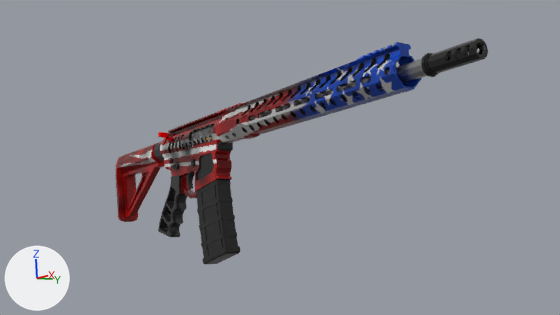
An edit to the Blender file M5/AR 15.blend, drawn before and after from the same camera.
Rendered twice from the file's camera 'Camera.001'. Arrows for +X, +Y and +Z are at lower left; the lights stay in place.

The first picture shows 'CutoutPistolGrip', 'LongBarrel', 'M5StandardStock', 'SkeletonizedHandGuard', 'SkeletonizedReceiver', 'SmallMuzzleBrake', 'TacticalMagazine'.
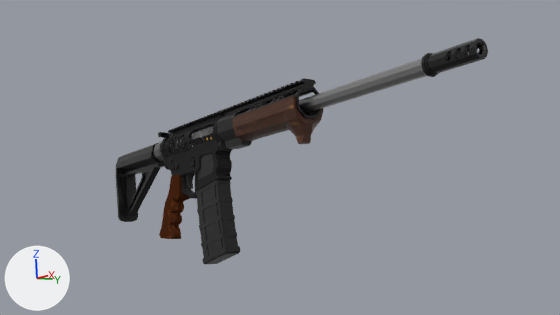
Where the change shows, as pixel boxes (x1, y1, x2, y2) in the pictures (560 x 315 px):
'SkeletonizedHandGuard', hidden: before (216, 42, 422, 143)
'HandguardWood', added: after (217, 78, 323, 149)
'SkeletonizedReceiver', surface changed (red to black): (160, 110, 233, 199) in both
'M5StandardStock', surface changed (red to black): (116, 141, 164, 222) in both
'WoodenPistolGrip', shown (brown): after (159, 174, 189, 239)
'CutoutPistolGrip', hidden (black): before (158, 175, 188, 237)

Patch to the scene script:
```diff
--- a/M5/AR 15.blend.py
+++ b/M5/AR 15.blend.py
@@ img_receiver_black_png @@
+img_receiver_black_png = load_image('Receiver_Black.png', 'Skins/Receivers/Receiver_Black.png', 2048, 2048, 'sRGB')
@@ img_a5_stock_black_png @@
+img_a5_stock_black_png = load_image('A5_Stock_Black.png', 'Skins/Stocks/A5_Stock_Black.png', 2048, 2048, 'sRGB')
@@ img_woodenhandguard_wood_png @@
+img_woodenhandguard_wood_png = load_image('WoodenHandguard_Wood.png', 'Skins/Handguards/WoodenHandguard_Wood.png', 2048, 2048, 'sRGB')
@@ mat_material_005 @@
 mat_material_005 = principled_material('Material.005')
-mat_material_005.texture = img_a5_stock_usa_png
+mat_material_005.texture = img_a5_stock_black_png
 mat_material_005.metallic = 0.191
@@ mat_material @@
 mat_material = principled_material('Material')
-mat_material.texture = img_m5_usa_png
+mat_material.texture = img_receiver_black_png
 mat_material.metallic = 0.301
-mat_material.roughness = 0.11
+mat_material.roughness = 0.77
@@ mat_material_012 @@
+mat_material_012 = principled_material('Material.012')
+mat_material_012.texture = img_woodenhandguard_wood_png
+mat_material_012.roughness = 0.37
@@ me_cylinder_002 @@
+me_cylinder_002.from_pydata(...)  # 488 vertices, 498 faces; spans x -1.41..2.23, y -1.11..1.15, z -1.45..8.06
+me_cylinder_002.materials.append(mat_material_012)  # picture img_woodenhandguard_wood_png
@@ ob_cutoutpistolgrip @@
 ob_cutoutpistolgrip.scale = (0.186, 0.202, 0.186)
+ob_cutoutpistolgrip.hide_set(True)  # its collection is switched off
@@ ob_skeletonizedhandguard @@
 ob_skeletonizedhandguard.scale = (0.222, 0.222, 0.222)
+ob_skeletonizedhandguard.hide_set(True)  # its collection is switched off
@@ ob_woodenpistolgrip @@
 ob_woodenpistolgrip.scale = (0.122, 0.122, 0.122)
-ob_woodenpistolgrip.hide_set(True)  # its collection is switched off
@@ ob_handguardwood @@
+ob_handguardwood = bpy.data.objects.new('HandguardWood', me_cylinder_002)
+ob_handguardwood.location = (0.16, 0.0, 0.74)
+ob_handguardwood.rotation_euler = (-1.571, 1.178, -1.571)  # degrees (-90, 67, -90)
+ob_handguardwood.scale = (0.247, 0.247, 0.247)
```
